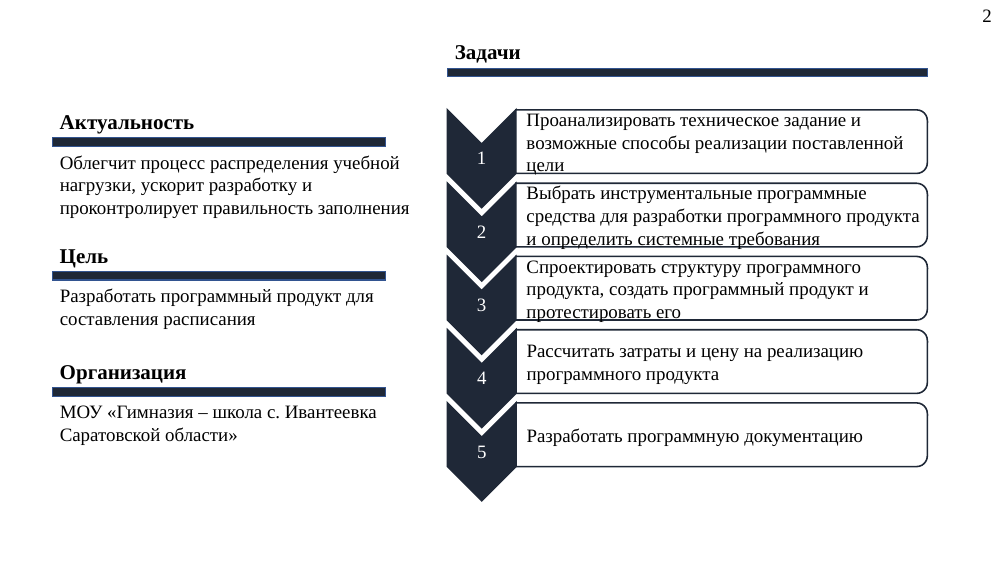
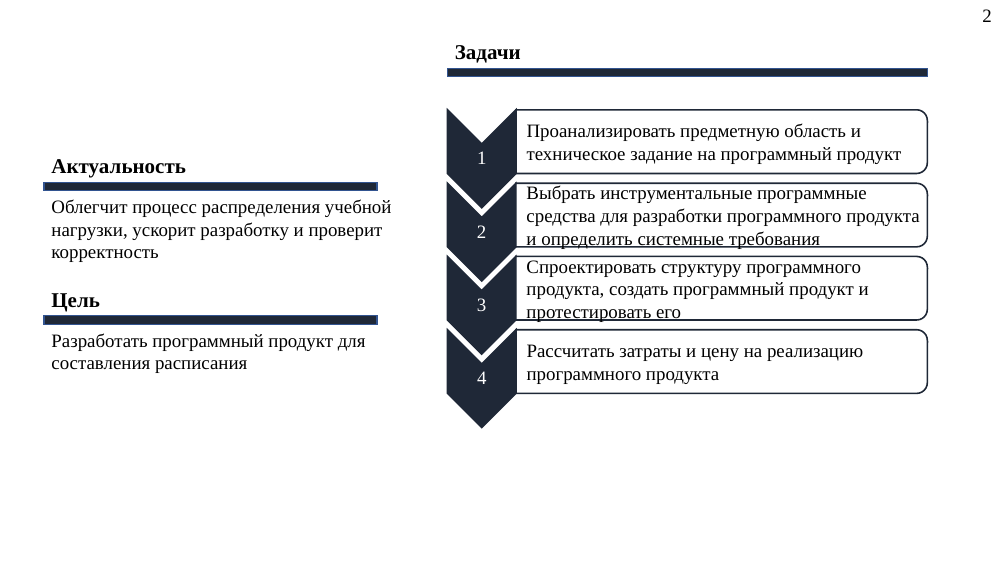
Before and after one commit to AlexeyBQS/Examwork, a slide deck: slide 2 of Presentation/Презентация.pptx. Drawn at 1008x567 pixels with LibreOffice and Linux fonts; fonts in the diff are those of the drawing; background and template pictures are left out. Boxes give left, top, right and bottom in pixels: in the first picture for what was removed or moved away, otherwise in the second. Text is boxed around its words. In the diff, an @@ line names an element or a change of style, - is before the commit and + after.

```diff
--- a/Presentation/Презентация.pptx
+++ b/Presentation/Презентация.pptx
@@ text at (527, 123, 902, 164): text changed @@
-  Проанализировать техническое задание и возможные способы реализации поставленной цели
+  Проанализировать предметную область и техническое задание на программный продукт
@@ text at (51, 199, 392, 262): text changed @@
-Облегчит процесс распределения учебной нагрузки, ускорит разработку и проконтролирует правильность заполнения
+Облегчит процесс распределения учебной нагрузки, ускорит разработку и проверит корректность
@@ 3 texts, 2 rectangles: place and size @@
-3 texts, 2 rectangles at (52, 115, 385, 329)
+3 texts, 2 rectangles at (44, 159, 377, 373)
@@ rectangle removed at (52, 388, 385, 396) @@
@@ text removed at (60, 365, 187, 384) @@
-Организация
@@ text removed at (60, 405, 377, 445) @@
-МОУ «Гимназия – школа с. Ивантеевка Саратовской области»
@@ group removed at (447, 403, 927, 501): 2 texts, 1 chevron, 1 round same rect @@
-5
-  Разработать программную документацию
```
Also in this commit, not shown: 6 other slides changed, 2 slides added, 1 slide removed, 4 other files.
